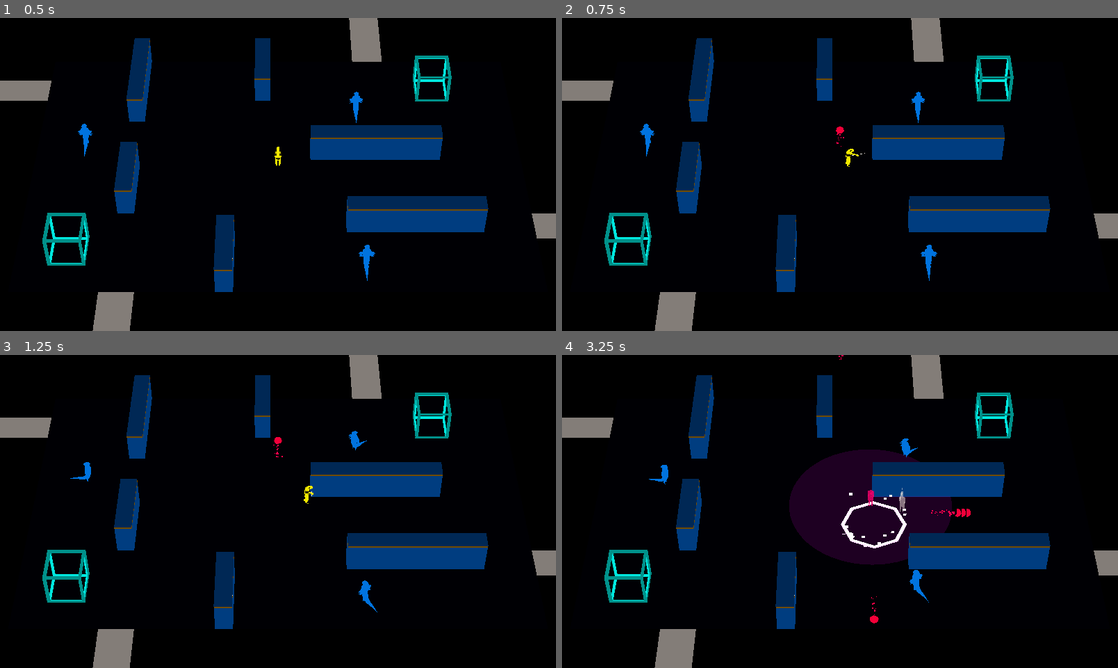
Above: before the commit, frames 1-4 (two rows, left to right).
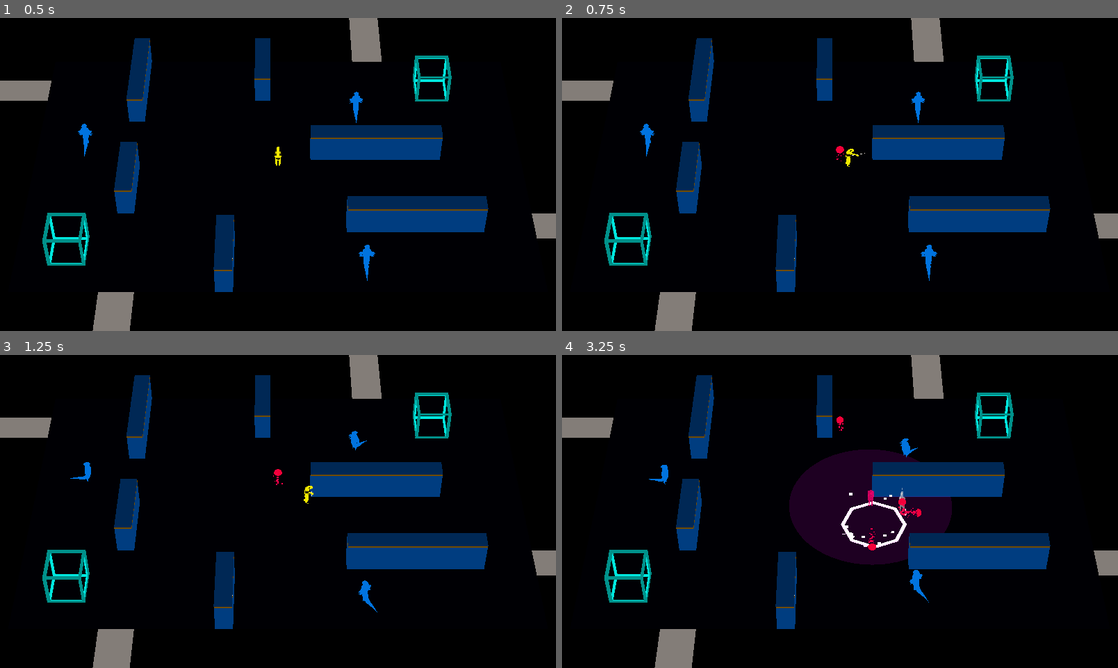
Above: after the commit, the same moments.

Repository: ralabate/30ddl
Game: Godot game, scene res://main.tscn
Two runs of this game, one before a commit and one after it. Both use one fixed random seed, a clock stepped at 60 frames per second and the inputs below.
Inputs:
- Up to frame 1 (0.5 s): no input
- Up to frame 2 (0.75 s): tap Enter (ui_accept) at 0.5 s; hold Right (ui_right) from 0.53 s (still down); hold Enter (ui_accept) from 0.53 s (still down)
- Up to frame 3 (1.25 s): keep holding Right (ui_right); keep holding Enter (ui_accept)
- Up to frame 4 (3.25 s): release Right (ui_right) at 1.28 s; release Enter (ui_accept) at 1.28 s; hold Down (ui_down) 1.28-2.03 s; tap S (player_decoy) at 1.35 s; tap Enter (ui_accept) at 1.52, 1.55, 1.82, 3.02, 3.05 s; hold Right (ui_right) 2.03-2.78 s; hold Enter (ui_accept) 2.03-2.78 s; tap A (player_mine) at 2.1 s; hold Up (ui_up) from 2.78 s (still down); tap D (player_phase) at 2.85 s

Frame 1 is identical in both runs. In frame 2, less than 0.1% of the frame differs, in the area x 49-51%, y 34-46%; in frame 3, less than 0.1%; in frame 4, 0.3%, in the area x 49-74%, y 0-86%.
Error in both runs: Invalid access of index '1' on a base object of type: 'Array[Dictionary]'. (res://common/log.gd:9)

Commit message:
Change position and speed of shot

Diff:
--- a/gauntlet/player/bullet.gd
+++ b/gauntlet/player/bullet.gd
@@ -1,7 +1,7 @@
 extends Area3D
 
 
-@export var SPEED = 5
+@export var SPEED = 2.5
 @export var DAMAGE = 1
 
 
--- a/gauntlet/player/player.gd
+++ b/gauntlet/player/player.gd
@@ -10,7 +10,7 @@
 signal done_winning
 
 @export var SPEED = 2.5
-@export var TIME_BETWEEN_SHOTS = 1
+@export var TIME_BETWEEN_SHOTS = 0.5
 
 @export var invisibility_material: StandardMaterial3D
 
@@ -52,7 +52,7 @@
 		shoot.emit(
 				bullet_template,
 				rotation,
-				transform.origin - transform.basis.z
+				transform.origin + transform.basis.z * 0.2
 			)
 		can_shoot = false
 		shot_timer.start()
